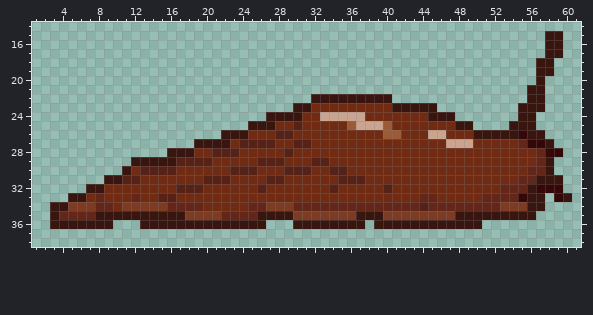
Pixel-art sprite -- Duality2.0 - Copy/Assets/graphics/Enemy/SPR_Slug_Fwd.png. Above, as it was before the edit.
The file is 64x64 pixels. Colours within 5 levels of each other are drawn and written as one. Shown: x 1..61, y 14..38.
Now the later version:
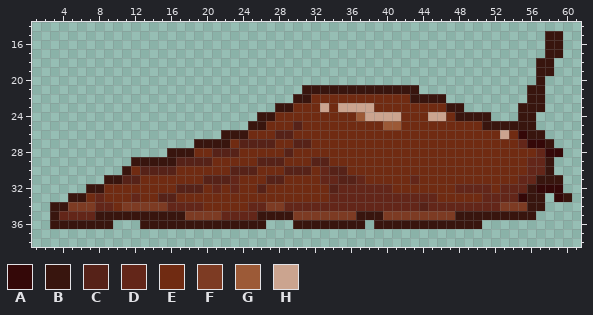
Palette (. is transparent): A #340808  B #38150e  C #562218  D #632619  E #702b12  F #7d3b23  G #9c5a37  H #cba48f
From old to new:
Colour B is added in row 21 at x 31 to 43; in row 22 at x 30 to 31 and 43 to 46; in row 23 at x 28 to 29 and 47 to 48; in row 24 at x 26 and 48 to 51; in row 25 at x 51 to 53.
Colour D replaces colour C in row 31 at x 37; in row 32 at x 40.
Colour D replaces colour E in row 29 at x 56; in row 30 at x 33; in row 31 at x 23, 33 to 34 and 43; in row 32 at x 21, 23, 35 to 39 and 48 to 51; in row 33 at x 34 to 43.
Colour D replaces colour F in row 34 at x 29.
Colour E is added in row 22 at x 41 to 42; in row 23 at x 46; in row 25 at x 50.
Colour E replaces colour B in row 22 at x 32 to 40; in row 23 at x 30 to 31 and 41 to 45; in row 24 at x 28 to 30 and 47; in row 25 at x 27 and 48 to 49; in row 26 at x 50 to 52 and 54.
Colour E replaces colour G in row 25 at x 36; in row 26 at x 40 to 41.
Colour E replaces colour H in row 24 at x 33 to 36; in row 25 at x 37 to 39; in row 26 at x 45 to 46; in row 27 at x 47 to 49.
Colour G replaces colour E in row 25 at x 41.
Colour G replaces colour H in row 24 at x 37.
Colour H replaces colour B in row 24 at x 45 to 46; in row 26 at x 53.
Colour H replaces colour E in row 23 at x 33 and 35 to 38; in row 24 at x 38 to 41.
